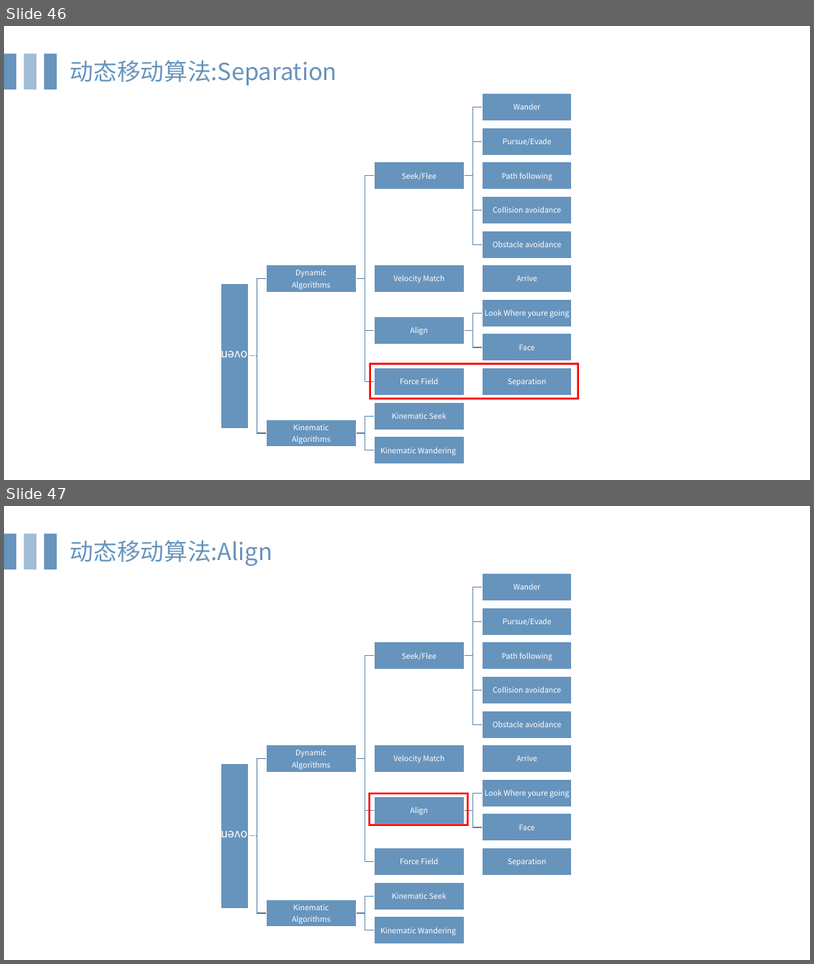
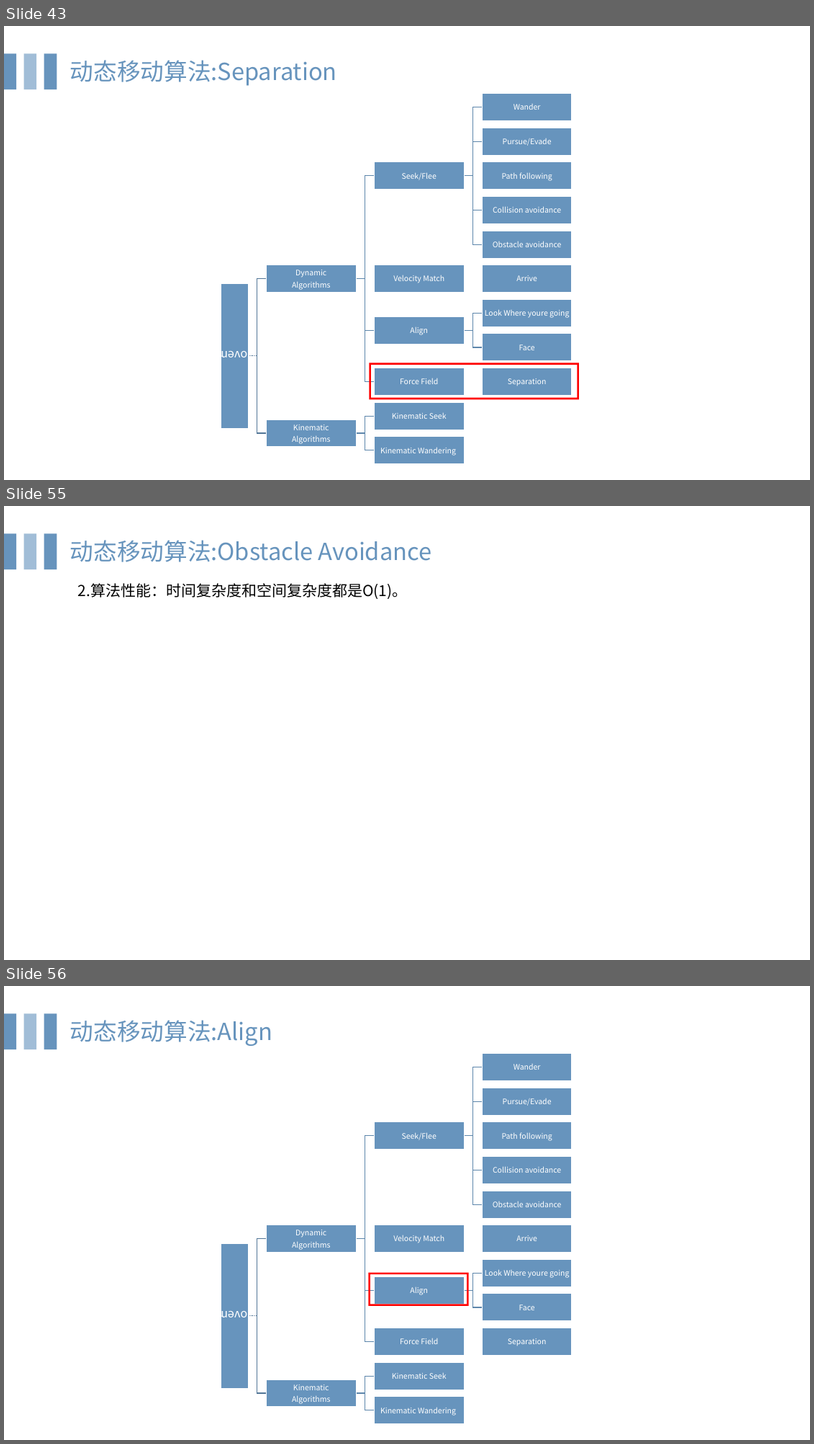
Before and after one commit to HongYD/AIForGames, a slide deck: MovementAI.pptx. Shown one above the other, each under a label of ours: slides 46 and 47 before the commit, slides 43, 55 and 56 after it; the slides between them are not shown. The pictures are 814x964 and 814x1444 pixels, drawn with LibreOffice and Linux fonts; fonts in the diff are those of the drawing. Boxes give left, top, right and bottom in pixels: in the first picture for what was removed or moved away, otherwise in the second. Text is boxed around its words. In the diff, an @@ line names an element or a change of style, - is before the commit and + after.

```diff
--- a/MovementAI.pptx
+++ b/MovementAI.pptx
@@ slide 55 added at [4, 506, 810, 960], background #FFFFFF @@
@@ rectangle added at [4, 534, 16, 569], fill #6794BD @@
@@ rectangle added at [24, 534, 36, 569], fill #A1BDD7 @@
@@ rectangle added at [44, 534, 57, 569], fill #6794BD @@
@@ text added at [70, 540, 432, 562], 28 pt, text #6794BD @@
+动态移动算法:Obstacle Avoidance
@@ text added at [78, 583, 408, 599], 18 pt, text #000000 @@
+2.算法性能：时间复杂度和空间复杂度都是O(1)。
@@ freeform shape added at [565, 672, 617, 723], fill #FFFFFF @@
@@ line added from (563, 870) to (730, 870), #FFFFFF 0.5 pt @@
@@ what was slide 46 is now slide 43 @@
@@ what was slide 47 is now slide 56 @@
```
Also in this commit, not shown: 2 slides changed, 10 other slides added, 2 slides removed.
